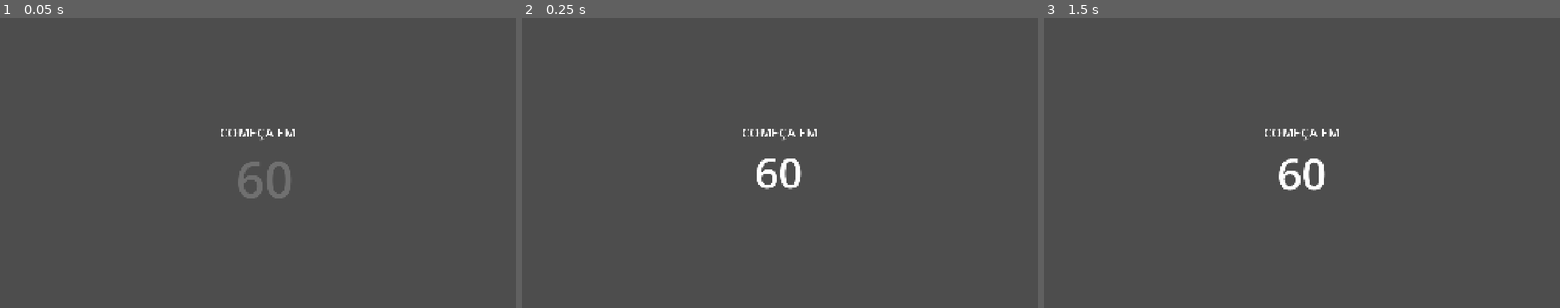
Above: before the commit, frames 1-3 (left to right).
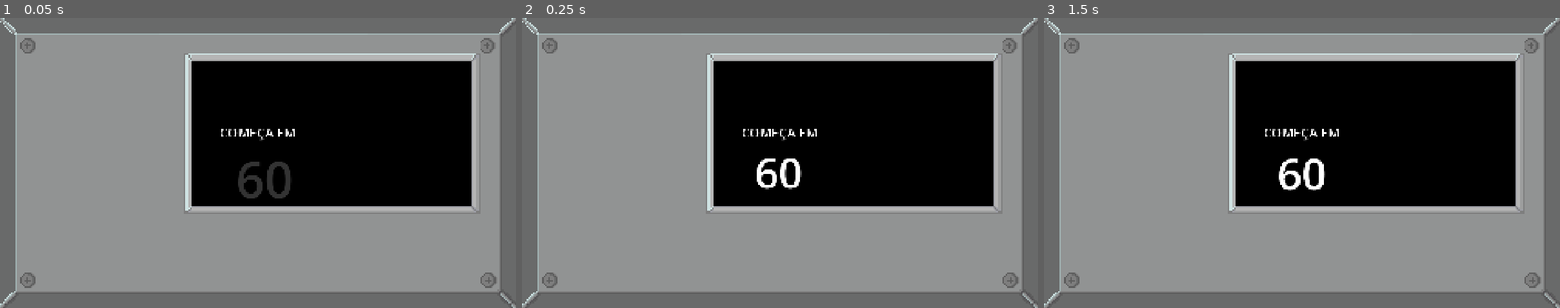
Above: after the commit, the same moments.

Repository: Lulu-caxz/Codigo-Azul
Game: Godot game, scene res://scenes/central/Main.tscn
The game is run twice, just before and just after one commit, with the same random seed, the same clock (stepped at 60 frames per second) and the same inputs. This scene is started directly instead of the project's main scene.
Inputs:
- Up to frame 1 (0.05 s): no input
- Up to frame 2 (0.25 s): no input
- Up to frame 3 (1.5 s): tap Enter at 0.5 s; hold Right (ui_right) 0.53-1.28 s; tap E (interagir) at 0.6, 1.35 s; tap Space at 1.25 s; hold Down (ui_down) from 1.28 s (still down)

The runs differ from the first frame. In frame 1, 99% of the frame differs, in the area x 0-100%, y 0-100%; in frame 2, 99%; in frame 3, 98%.

Commit message:
arrumando central

Diff:
--- a/scenes/central/Main.tscn
+++ b/scenes/central/Main.tscn
@@ -2,19 +2,25 @@
 
 [ext_resource type="Script" uid="uid://ck1mxegjn63w3" path="res://scripts/central/main.gd" id="1_dab24"]
 [ext_resource type="Script" uid="uid://6crsf2ayt5rt" path="res://scripts/pontosObjetivos.gd" id="2_cqy30"]
+[ext_resource type="Texture2D" uid="uid://cxahkjtiaa00t" path="res://assets/fundo_painel_com_mapa.png" id="2_syw7i"]
 [ext_resource type="Script" uid="uid://xvqjm8ky3ip2" path="res://scripts/centralSync.gd" id="3_7nbwh"]
 
 [node name="Main2" type="Node2D" unique_id=1576598560]
 script = ExtResource("1_dab24")
-
-[node name="Sprite2D" type="Sprite2D" parent="." unique_id=1034705954]
-position = Vector2(764, 253)
+posicao_mapa = Vector2(715, 160)
 
 [node name="HTTPRequest" type="HTTPRequest" parent="." unique_id=1498853042]
 
 [node name="Node2D" type="Node2D" parent="." unique_id=1283979250]
 script = ExtResource("2_cqy30")
+deslocamento_mapa = Vector2(715, 160)
 
 [node name="CentralSync" type="Node2D" parent="." unique_id=711618265]
-position = Vector2(764, 253)
+position = Vector2(715, 160)
 script = ExtResource("3_7nbwh")
+
+[node name="Sprite2D" type="Sprite2D" parent="." unique_id=1034705954]
+z_index = -1
+position = Vector2(960, 540)
+scale = Vector2(5, 5)
+texture = ExtResource("2_syw7i")
--- a/scripts/central/main.gd
+++ b/scripts/central/main.gd
@@ -14,6 +14,7 @@
 
 var mapa: Array = []
 var textura_mapa: ImageTexture
+@export var posicao_mapa: Vector2 = Vector2.ZERO
 
 var marcador_jogador: Sprite2D
 
@@ -30,7 +31,6 @@
 
 
 func _ready() -> void:
-	position = Vector2(764, 215)
 	texture_filter = CanvasItem.TEXTURE_FILTER_NEAREST
 
 	var material_sonar := ShaderMaterial.new()
@@ -176,7 +176,7 @@
 
 	draw_texture_rect(
 		textura_mapa,
-		Rect2(Vector2.ZERO, tamanho),
+		Rect2(posicao_mapa, tamanho),
 		false
 	)
 
@@ -211,11 +211,10 @@
 	posicao: Vector3,
 	_pontos: Array
 ) -> void:
-	# Converte as coordenadas do mundo 3D para o mapa 2D.
 	var posicao_mapa := Vector2(
 		posicao.x,
 		posicao.z
 	) / 1.0 * TILE_SIZE
 
-	marcador_jogador.position = posicao_mapa
+	marcador_jogador.position = posicao_mapa + posicao_mapa
 	marcador_jogador.visible = true
--- a/scripts/centralSync.gd
+++ b/scripts/centralSync.gd
@@ -239,5 +239,4 @@
 
 	tela_contagem.visible = true
 	texto_titulo.text = "COMEÇA EM"
-	print("sdfljhdsbfljdshbfdslhjbfbfljsdhfbljfh", segundos)
 	texto_contagem.text = str(segundos)
--- a/scripts/pontosObjetivos.gd
+++ b/scripts/pontosObjetivos.gd
@@ -35,6 +35,8 @@
 	"pluviometro": Color("4f7dff"),
 }
 
+@export var deslocamento_mapa: Vector2 = Vector2.ZERO
+
 @export_group("Conversao mundo -> mapa 2D")
 ## Pixels de cada bloco no mapa 2D (TILE_SIZE do script do mapa).
 @export var tile_size: float = 3.0
@@ -115,7 +117,12 @@
 
 
 func mundo_para_mapa(x: float, z: float) -> Vector2:
-	return Vector2(x - origem_mundo.x, z - origem_mundo.y) / tamanho_cubo * tile_size
+	var posicao := Vector2(
+		x - origem_mundo.x,
+		z - origem_mundo.y
+	) / tamanho_cubo * tile_size
+
+	return posicao + deslocamento_mapa
 
 
 ## Inverso: posicao no mapa 2D -> (x, z) do mundo 3D.
Not shown, added: assets/fundo_painel_com_mapa.png.import
Not shown, added: assets/pins.png.import
